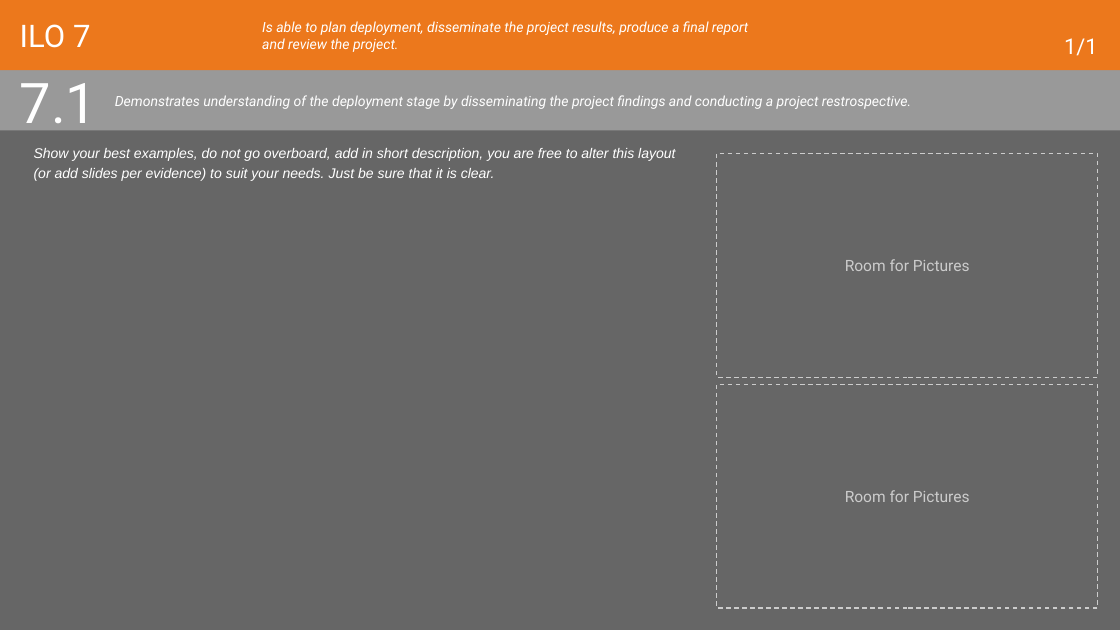
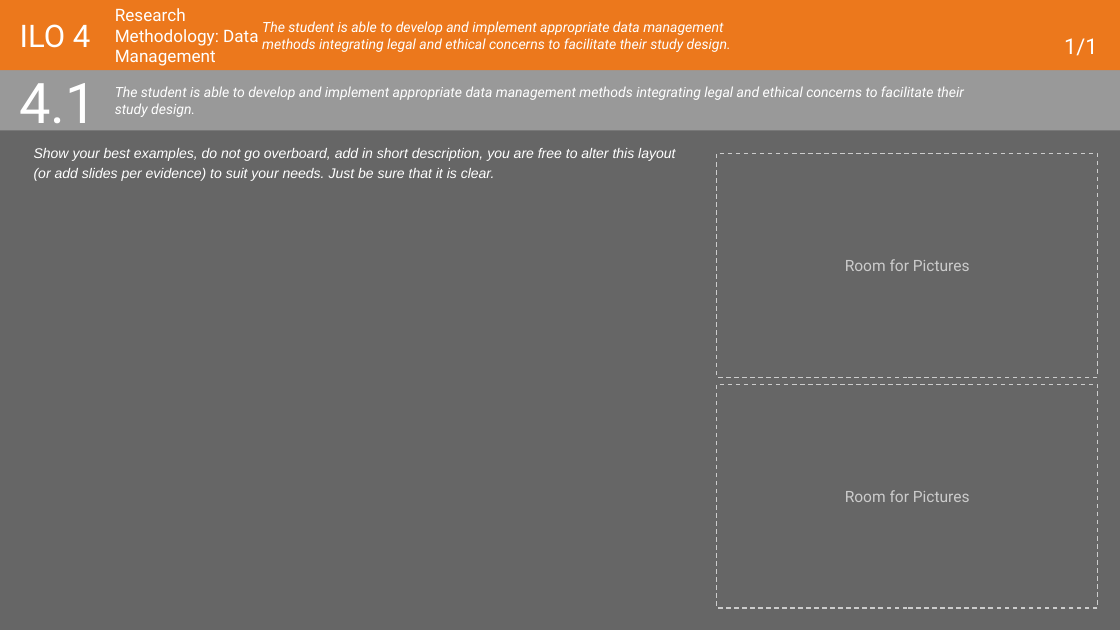
Before and after one commit to PsDragon/ADSAI_FOR_SECOND_YEARS, a slide deck: slide 32 of docs/Year2/BlockA/MS Teams Assignment Template/2022-23-ADS_AI Learning Log Y2A.pptx (slide 40 before the commit). Drawn at 1120x630 pixels with LibreOffice and Linux fonts; fonts in the diff are those of the drawing. Boxes give left, top, right and bottom in pixels: in the first picture for what was removed or moved away, otherwise in the second. Text is boxed around its words. In the diff, an @@ line names an element or a change of style, - is before the commit and + after.

```diff
--- a/docs/Year2/BlockA/MS Teams Assignment Template/2022-23-ADS_AI Learning Log Y2A.pptx
+++ b/docs/Year2/BlockA/MS Teams Assignment Template/2022-23-ADS_AI Learning Log Y2A.pptx
@@ title at box(20, 24, 90, 48): text changed @@
-ILO 7
+ILO 4
@@ title added at box(115, 8, 258, 66), 11 pt, text #FFFFFF @@
+Research Methodology: Data Management
@@ title at box(262, 21, 731, 52): text changed @@
-Is able to plan deployment, disseminate the project results, produce a final report and review the project.
+The student is able to develop and implement appropriate data management methods integrating legal and ethical concerns to facilitate their study design.
@@ title at box(20, 83, 98, 137): text changed @@
-7.1
+4.1
@@ title at box(115, 86, 964, 117): text changed @@
-Demonstrates understanding of the deployment stage by disseminating the project findings and conducting a project restrospective.
+The student is able to develop and implement appropriate data management methods integrating legal and ethical concerns to facilitate their study design.
```
Also in this commit, not shown: 12 other slides changed, 4 slides removed, 1 other file.
